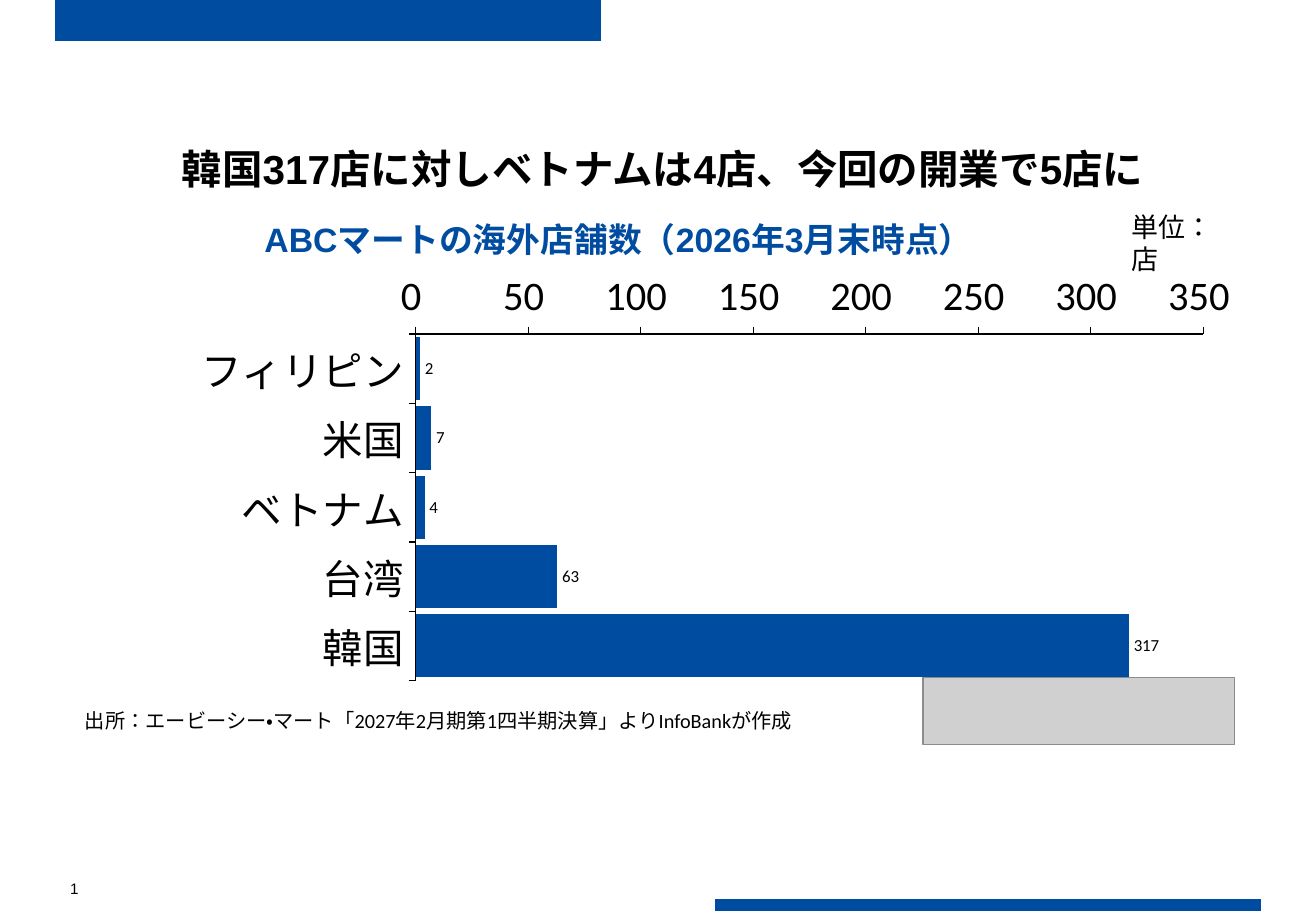
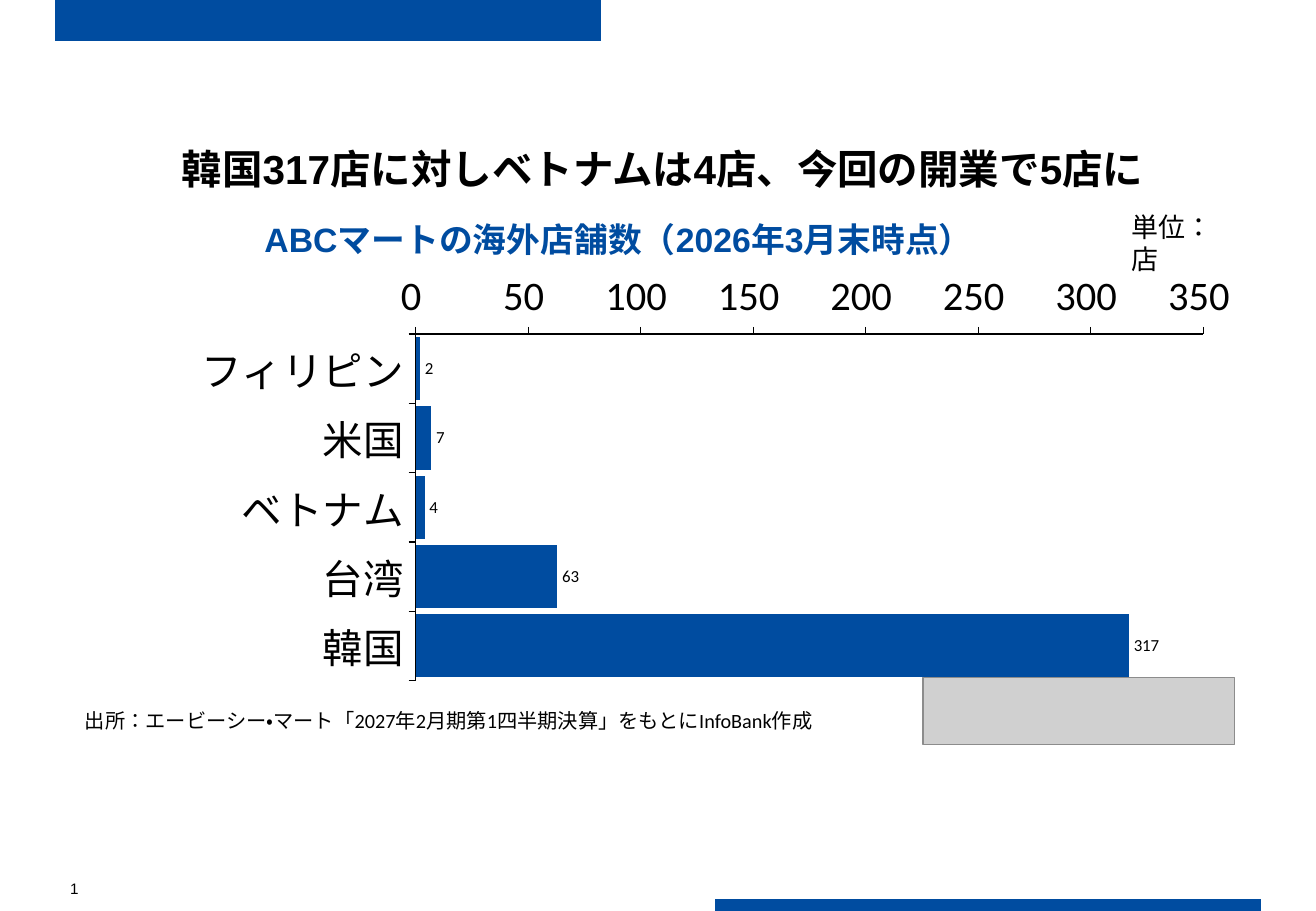
Before and after one commit to tk4242/pictgram0909, a slide deck: slide 1 of samples/2026-08-18_abcmart/figures.pptx. Drawn at 1316x911 pixels with LibreOffice and Linux fonts; fonts in the diff are those of the drawing; grey boxes stand for pictures. Boxes give left, top, right and bottom in pixels: in the first picture for what was removed or moved away, otherwise in the second. Text is boxed around its words. In the diff, an @@ line names an element or a change of style, - is before the commit and + after.

```diff
--- a/samples/2026-08-18_abcmart/figures.pptx
+++ b/samples/2026-08-18_abcmart/figures.pptx
@@ text at box(85, 711, 812, 730): text changed @@
-出所：エービーシー・マート「2027年2月期第1四半期決算」よりInfoBankが作成
+出所：エービーシー・マート「2027年2月期第1四半期決算」をもとにInfoBank作成
```
Also in this commit, not shown: 1 other slide changed, 3 other files.
